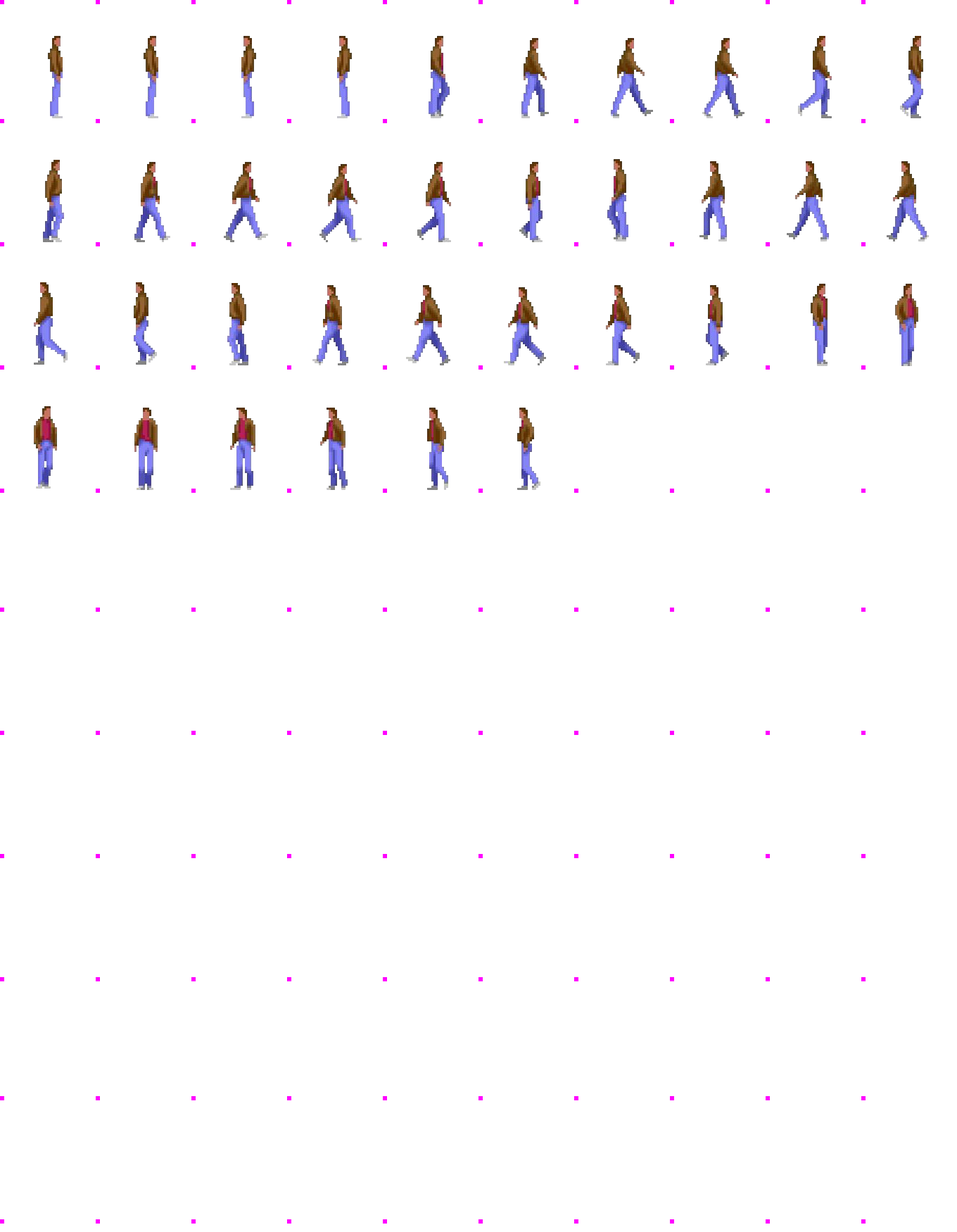
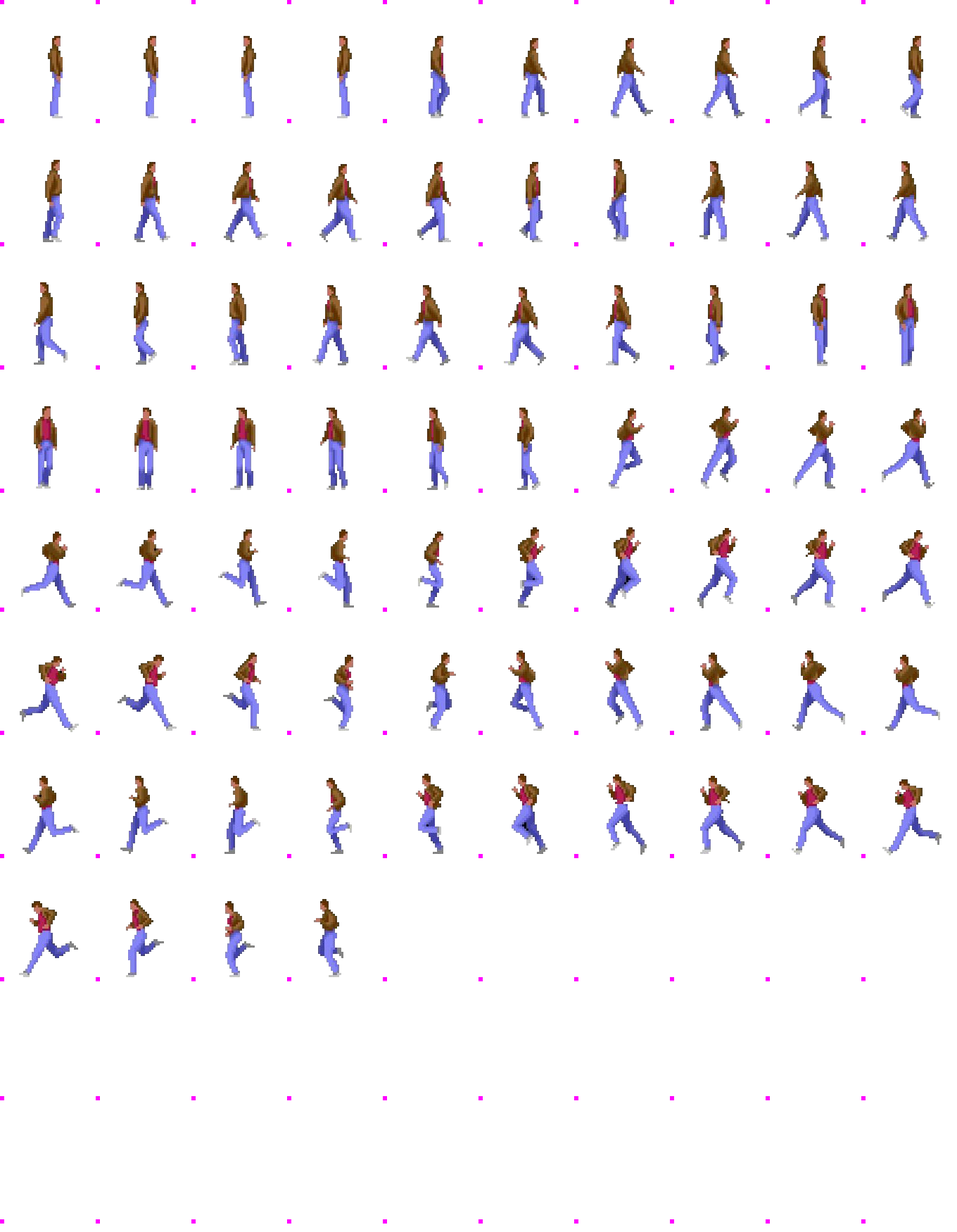
Revision of a layered 957x1232 image; what changed, layer by layer:
added layer "run_right_3" above "run_right_4" over [left=793, top=410, right=836, bottom=489]
added layer "run_right_4" above "run_right_5" over [left=882, top=408, right=935, bottom=489]
added layer "run_right_5" above "run_right_6" over [left=21, top=531, right=77, bottom=608]
added layer "run_right_6" above "run_right_7" over [left=116, top=529, right=174, bottom=608]
added layer "run_right_7" above "run_right_8" over [left=218, top=529, right=267, bottom=608]
added layer "run_right_12" above "run_right_13" over [left=697, top=527, right=738, bottom=609]
added layer "run_right_13" above "run_right_14" over [left=791, top=529, right=836, bottom=608]
added layer "run_right_14" above "run_right_15" over [left=882, top=530, right=936, bottom=609]
added layer "run_right_15" above "run_right_16" over [left=19, top=656, right=79, bottom=733]
added layer "run_right_16" above "run_right_17" over [left=117, top=654, right=177, bottom=731]
added layer "run_left_3" above "run_left_4" over [left=700, top=652, right=743, bottom=731]
added layer "run_left_4" above "run_left_5" over [left=792, top=650, right=846, bottom=731]
added layer "run_left_5" above "run_left_6" over [left=885, top=654, right=941, bottom=731]
added layer "run_left_6" above "run_left_7" over [left=22, top=775, right=80, bottom=854]
added layer "run_left_7" above "run_left_8" over [left=120, top=775, right=169, bottom=854]
added layer "run_left_12" above "run_left_13" over [left=606, top=774, right=647, bottom=855]
added layer "run_left_13" above "run_left_14" over [left=700, top=775, right=745, bottom=854]
added layer "run_left_14" above "run_left_15" over [left=791, top=776, right=845, bottom=855]
added layer "run_left_15" above "run_left_16" over [left=882, top=779, right=942, bottom=856]
added layer "run_left_16" above "run_left_17" over [left=19, top=901, right=79, bottom=978]
…and 18 more changes (18 added)
